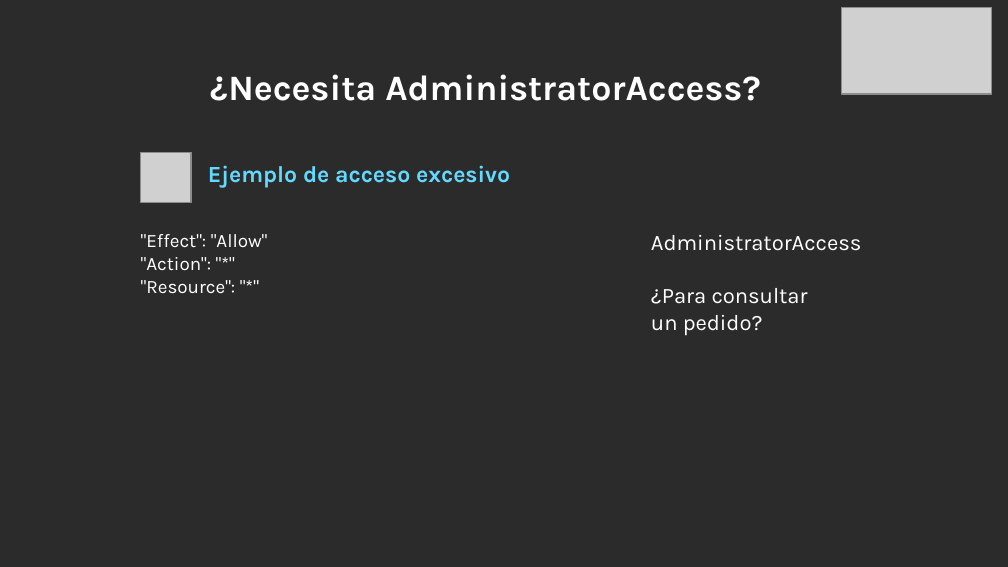
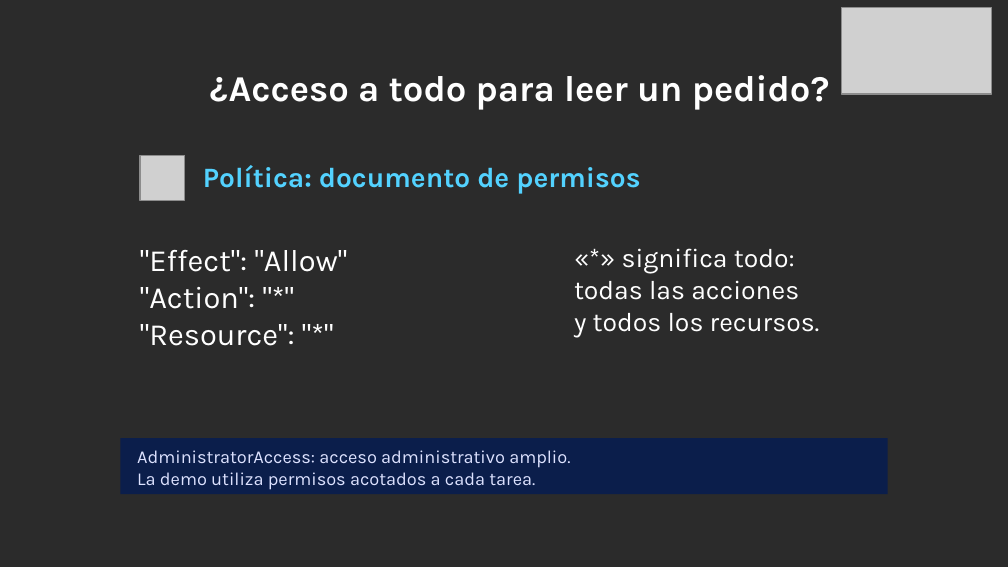
Before and after one commit to dannyfriz/aws-ecommerce-agent-demo, a slide deck: slide 22 of docs/presentaciones/Danny_Friz_SCD_2026_arquitectura_IA.pptx. Drawn at 1008x567 pixels with LibreOffice and Linux fonts; fonts in the diff are those of the drawing; grey boxes stand for pictures; background and template pictures are left out; a plain dark background stands for a picture behind light text. Boxes give left, top, right and bottom in pixels: in the first picture for what was removed or moved away, otherwise in the second. Text is boxed around its words. In the diff, an @@ line names an element or a change of style, - is before the commit and + after.

Commit message:
docs: aclarar el contenido visible de las diapositivas para estudiantes

```diff
--- a/docs/presentaciones/Danny_Friz_SCD_2026_arquitectura_IA.pptx
+++ b/docs/presentaciones/Danny_Friz_SCD_2026_arquitectura_IA.pptx
@@ text at <box>210,75,830,110</box>: text changed; size 25.5 to 26 pt @@
-¿Necesita AdministratorAccess?
+¿Acceso a todo para leer un pedido?
@@ picture: place and size @@
-picture at <box>141,152,192,203</box>
+picture at <box>140,155,184,200</box>
@@ text added at <box>203,165,640,194</box>, 20 pt, text #53D2FF, bold @@
+Política: documento de permisos
@@ text removed at <box>208,165,510,188</box> @@
-Ejemplo de acceso excesivo
@@ text removed at <box>651,235,862,336</box> @@
-AdministratorAccess
-¿Para consultar
-un pedido?
@@ text ""Effect": "Allow"": place and size @@
-text ""Effect": "Allow"" at <box>141,234,268,294</box>
+text ""Effect": "Allow"" at <box>140,250,348,346</box>
@@ text ""Effect": "Allow"" at <box>140,250,348,346</box>: size 13.5 to 22 pt @@
@@ text added at <box>574,248,820,338</box>, 19 pt, text #FFFFFF @@
+«*» significa todo:
+todas las acciones
+y todos los recursos.
@@ rectangle added at <box>120,438,887,495</box>, fill #0B1E4B @@
@@ text added at <box>137,450,570,490</box>, 13 pt, text #DDE2FF @@
+AdministratorAccess: acceso administrativo amplio.
+La demo utiliza permisos acotados a cada tarea.
```
Also in this commit, not shown: 23 other slides changed, 1 slide added, 1 slide removed, 4 other files.
